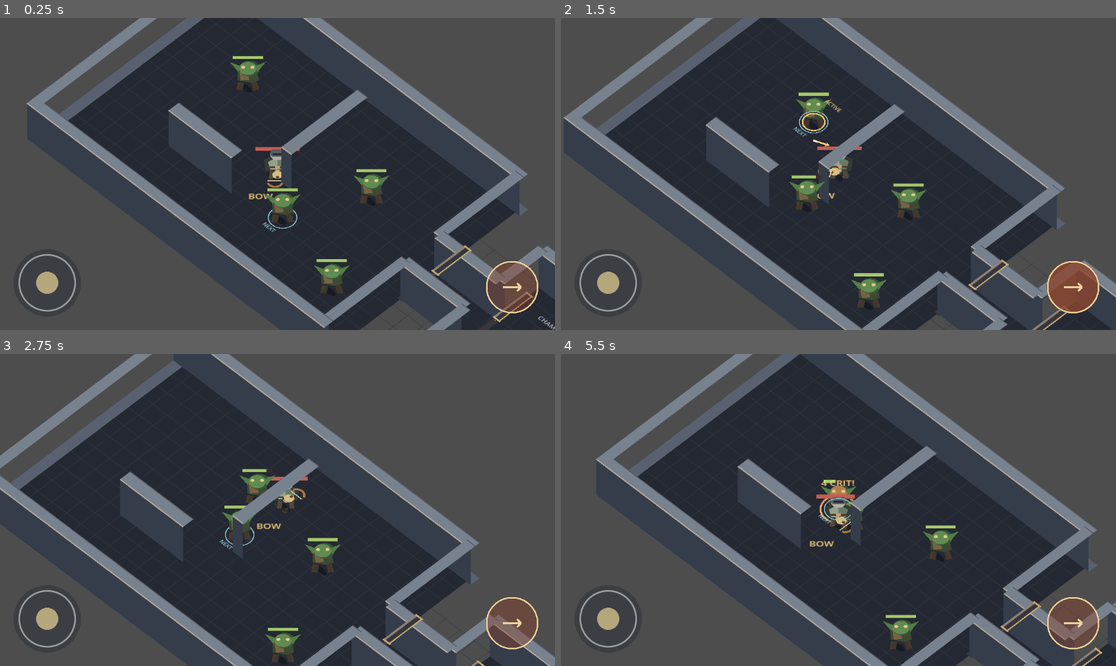
Above: before the commit, frames 1-4 (two rows, left to right).
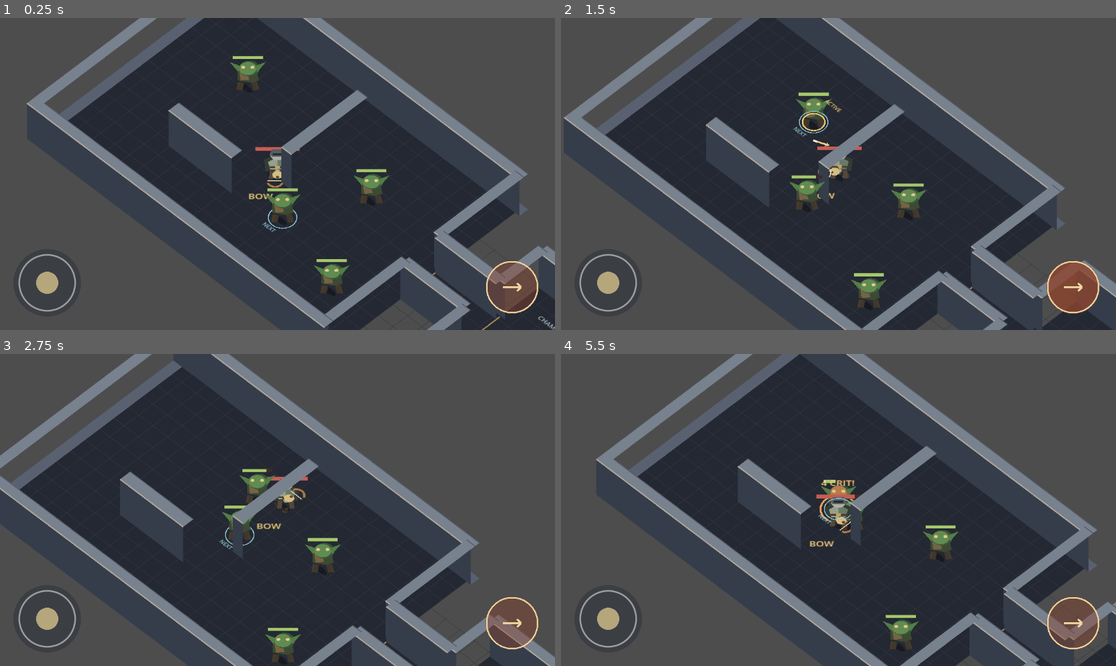
Above: after the commit, the same moments.

Repository: Jonty303/Project-Gauntlands
Game: Godot game, scene res://scenes/main.tscn
Same seed, same stepped clock (60 frames per second), same inputs: the game is played once before the commit and once after it.
Inputs (mouse positions are in pixels of both pictures, inside the frame that each line leads up to):
- Up to frame 1 (0.25 s): no input
- Up to frame 2 (1.5 s): tap Enter (ui_accept) at 0.5 s; drag from (610, 283) to (894, 105) at 0.52 s; drag from (1071, 286) to (810, 236) at 1.27 s
- Up to frame 3 (2.75 s): move the mouse to (333, 441) at 2.02 s; hold D (move_right) from 2.03 s (still down); tap Q (target_previous) at 2.1 s
- Up to frame 4 (5.5 s): release D (move_right) at 2.75 s; drag from (810, 572) to (672, 463) at 2.77 s; move the mouse to (1005, 556) at 3.52 s; hold A (move_left) 3.53-4.25 s; hold Space (attack) 3.53-4.25 s; tap Enter (ui_accept) at 3.77 s; drag from (672, 463) to (755, 432) at 4.27 s; move the mouse to (866, 510) at 5.02 s; hold S (move_down) from 5.03 s (still down); tap Q (target_previous) at 5.1 s; click (866, 510) at 5.17 s

The runs differ from the first frame. In frame 1, 0.2% of the frame differs, in the area x 77-97%, y 72-100%; in frame 2, 0.2%; in frame 3, 0.1%; in frame 4, 0.2%.
Error after the commit: Parse Error: Cannot infer the type of "y" variable because the value doesn't have a set type. (res://scripts/doorframe.gd:15)

Commit message:
Replace floating door frames with two textured stone jambs and open threshold

Diff:
--- a/scripts/doorframe.gd
+++ b/scripts/doorframe.gd
@@ -1,14 +1,30 @@
 extends Node2D
-## Front foot of the door is the sorting origin. The opening has no collision.
-const OPENING := 90.0
-const HEIGHT := 82.0
+## An open stone portal aligned to the actual 90-unit collision gap.
+## Origin sits at the doorway centre; neither jamb blocks movement.
+const HALF_OPENING := 45.0
+const PILLAR_WIDTH := 15.0
+const HEIGHT := 92.0
+const STONE := Color("#817f79")
+const SHADE := Color("#484b50")
+const LIGHT := Color("#b9b4a6")
+const MORTAR := Color("#45454a")
+
 func _draw() -> void:
-    var stone := Color("#8c8276")
-    var shadow := Color("#37363c")
-    var trim := Color("#c5aa76")
-    draw_rect(Rect2(-7, -OPENING - HEIGHT, 14, HEIGHT + 12), shadow)
-    draw_rect(Rect2(-7, -HEIGHT + 5, 14, HEIGHT + 12), shadow)
-    draw_line(Vector2(-7, -OPENING - HEIGHT), Vector2(-7, -HEIGHT), stone, 5.0)
-    draw_line(Vector2(7, -OPENING - HEIGHT), Vector2(7, -HEIGHT), trim, 3.0)
-    draw_line(Vector2(-10, -OPENING - HEIGHT), Vector2(10, -OPENING - HEIGHT), trim, 4.0)
-    draw_line(Vector2(-10, -HEIGHT), Vector2(10, -HEIGHT), trim, 4.0)
+    var rise := Vector2(0.0, -HEIGHT).rotated(-PI / 4.0)
+    for side in [-1.0, 1.0]:
+        var y := side * (HALF_OPENING + PILLAR_WIDTH * 0.5)
+        var base := Vector2(0.0, y)
+        var left := base + Vector2(-PILLAR_WIDTH * 0.5, -PILLAR_WIDTH * 0.5)
+        var right := base + Vector2(PILLAR_WIDTH * 0.5, PILLAR_WIDTH * 0.5)
+        var front_a := Vector2(left.x, right.y)
+        var front_b := right
+        var side_a := Vector2(right.x, left.y)
+        draw_colored_polygon(PackedVector2Array([front_a, front_b, front_b + rise, front_a + rise]), SHADE)
+        draw_colored_polygon(PackedVector2Array([side_a, front_b, front_b + rise, side_a + rise]), STONE)
+        draw_colored_polygon(PackedVector2Array([left + rise, side_a + rise, right + rise, front_a + rise]), LIGHT)
+        for band in [0.30, 0.62]:
+            var offset := rise * band
+            draw_line(front_a + offset, front_b + offset, MORTAR, 1.5)
+            draw_line(side_a + offset, front_b + offset, MORTAR, 1.5)
+    # Threshold is a floor marking only: leave the entire portal open.
+    draw_line(Vector2(0, -HALF_OPENING), Vector2(0, HALF_OPENING), Color("#ac8e61"), 3.0)
